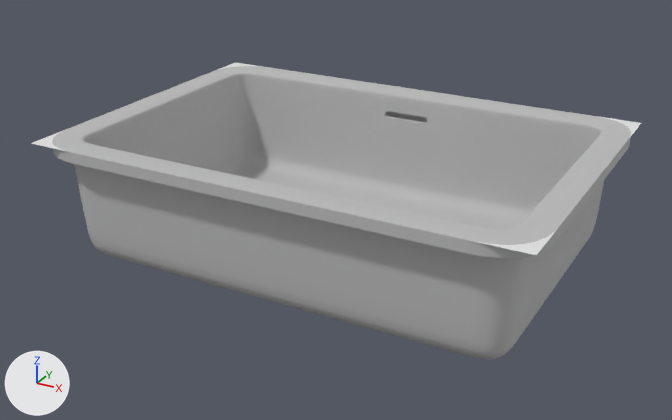
An edit to the glTF model public/models-new/SR-19.glb, drawn before and after from the same camera.
The view is the same before and after, from a camera (50 mm lens) standing at (0.431, -0.804, 0.397) and looking at (-0.008, -0.005, -0.002). Lighting does not change. The marker at lower left points along +X, +Y and +Z. The older version comes first. Where no turn or scale is listed for an object, it has been applied to the vertices.

Script lines for the objects in view, before the commit:
```python
me_border = bpy.data.meshes.new('border')
me_border.from_pydata(...)  # 81 vertices, 41 faces; spans x -0.26..0.26, y -0.264..0.096, z 0.168
me_mesh_001 = bpy.data.meshes.new('Mesh.001')
me_mesh_001.from_pydata(...)  # 6534 vertices, 12984 faces; spans x -0.26..0.26, y -0.264..0.096, z 0.0..0.168
me_mesh_001.materials.append(mat_sink)
ob_border = bpy.data.objects.new('border', me_border)
ob_border.location = (0.0, 0.084, -0.0841)
ob_sink = bpy.data.objects.new('Sink', me_mesh_001)
ob_sink.location = (0.0, 0.084, -0.0841)
```
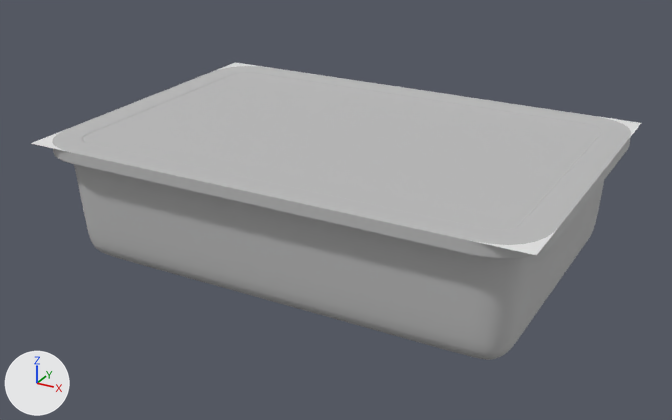
Boxes [x1, y1, x2, y2] around the edits, measured in the pictures (672 x 420 px):
```json
{"object": "dimension", "change": "added", "after": [83, 73, 601, 230]}
```

The change, as JSON lines over the scene's bpy script:
```json
{"op": "add", "block": "me_mesh_003", "code": ["me_mesh_003 = bpy.data.meshes.new('Mesh.003')", "me_mesh_003.from_pydata(...)  # 72 vertices, 70 faces; spans x -0.231..0.231, y -0.235..0.067, z 0.167..0.168", "me_mesh_003.materials.append(mat_sink)"]}
{"op": "add", "block": "ob_dimension", "code": ["ob_dimension = bpy.data.objects.new('dimension', me_mesh_003)", "ob_dimension.location = (0.0, 0.084, -0.0841)"]}
```
